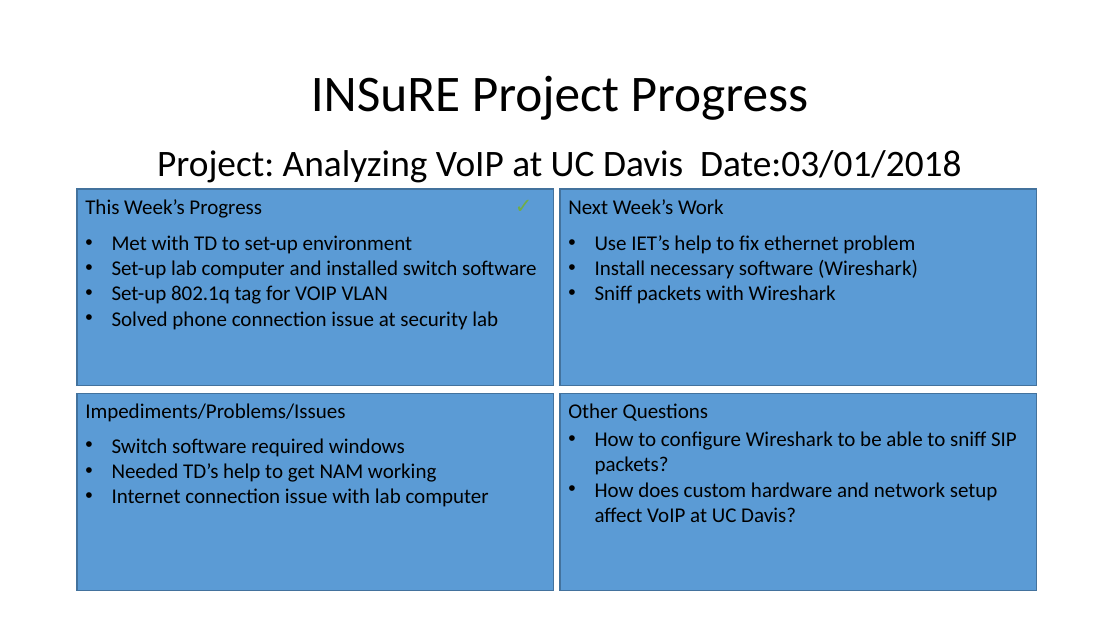
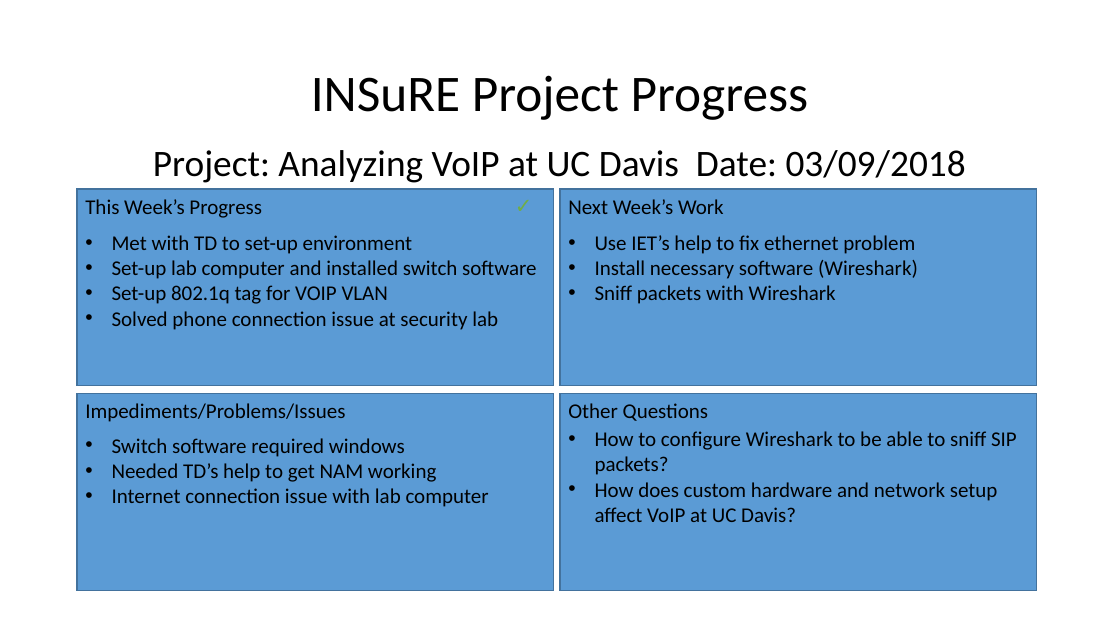
Before and after one commit to meongithub/ecs289M, a slide deck: slide 2 of weekly_dashboard/dashboard-03-09.pptx. Drawn at 1120x630 pixels with LibreOffice and Linux fonts; fonts in the diff are those of the drawing. Boxes give left, top, right and bottom in pixels: in the first picture for what was removed or moved away, otherwise in the second. Text is boxed around its words. In the diff, an @@ line names an element or a change of style, - is before the commit and + after.

Commit message:
fixed date

```diff
--- a/weekly_dashboard/dashboard-03-09.pptx
+++ b/weekly_dashboard/dashboard-03-09.pptx
@@ text at (x1=153, y1=150, x2=966, y2=183): text changed @@
-Project: Analyzing VoIP at UC Davis Date:03/01/2018
+Project: Analyzing VoIP at UC Davis Date: 03/09/2018
```
Also in this commit, not shown: 1 other slide changed.
